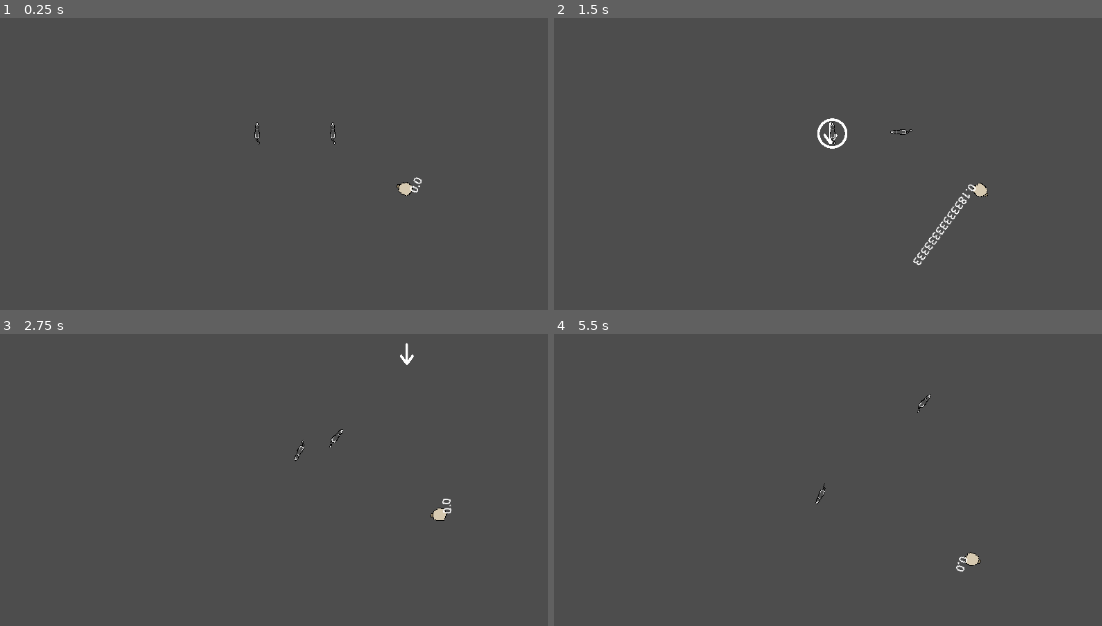
Above: before the commit, frames 1-4 (two rows, left to right).
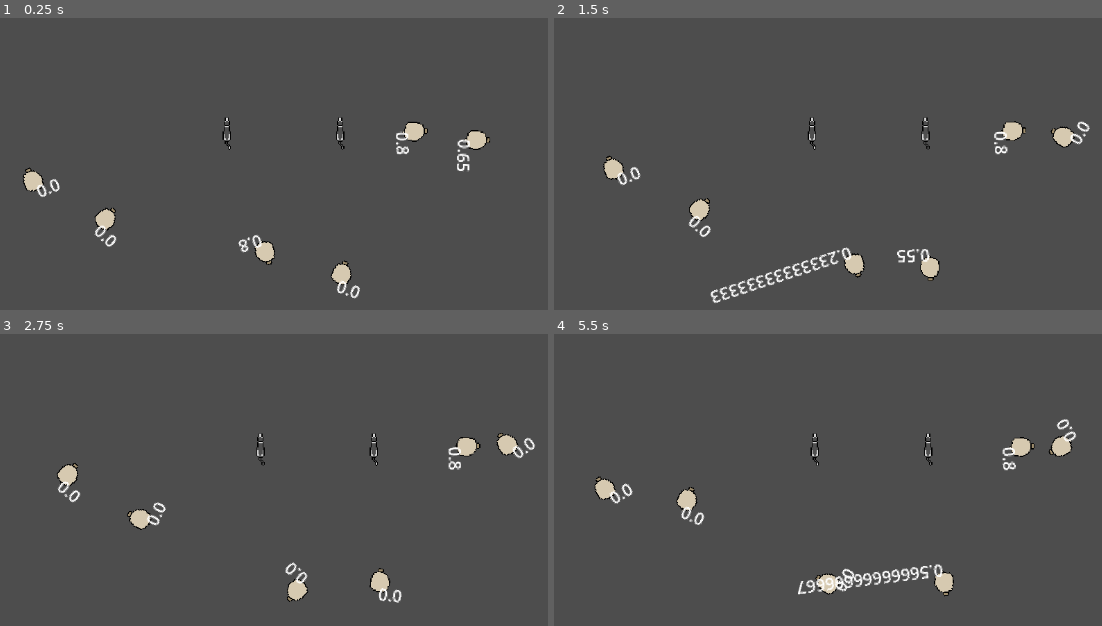
Above: after the commit, the same moments.

Repository: SentientDragon5/CMPM-170-Sheepdog-Herding
Game: Godot game, scene res://main.tscn
Two runs of this game, one before a commit and one after it. Both use one fixed random seed, a clock stepped at 60 frames per second and the inputs below.
Inputs (mouse positions are in pixels of both pictures, inside the frame that each line leads up to):
- Up to frame 1 (0.25 s): no input
- Up to frame 2 (1.5 s): move the mouse to (893, 134) at 0.52 s; press the mouse at (893, 134) at 0.53 s; move the mouse to (828, 134) at 1.27 s; release the mouse at (828, 134) at 1.28 s; click (828, 134) at 1.35 s
- Up to frame 3 (2.75 s): move the mouse to (400, 351) at 2.02 s; press the mouse at (400, 351) at 2.03 s
- Up to frame 4 (5.5 s): move the mouse to (833, 538) at 2.77 s; release the mouse at (833, 538) at 2.78 s; click (833, 538) at 2.85 s; move the mouse to (outside the picture) at 3.52 s; press the mouse at (outside the picture) at 3.53 s; move the mouse to (630, 380) at 4.27 s; release the mouse at (630, 380) at 4.28 s; click (630, 380) at 4.35 s; move the mouse to (910, 450) at 5.02 s; press the mouse at (910, 450) at 5.03 s

The runs differ from the first frame. In frame 1, 2.3% of the frame differs, in the area x 4-90%, y 33-97%; in frame 2, 3.3%, in the area x 8-98%, y 33-98%; in frame 3, 2.3%; in frame 4, 2.7%.

Commit message:
Update main.tscn

Diff:
--- a/main.tscn
+++ b/main.tscn
@@ -15,12 +15,34 @@
 navigation_polygon = SubResource("NavigationPolygon_7dm0k")
 
 [node name="Dog" parent="." groups=["animal"] instance=ExtResource("1_0xm2m")]
+my_color = Color(1, 0, 0, 1)
+move_speed = 500.0
+_selected = false
 
 [node name="Dog2" parent="." groups=["animal"] instance=ExtResource("1_0xm2m")]
 position = Vector2(-109, 0)
+my_color = Color(1, 0, 0, 1)
+move_speed = 500.0
+_selected = false
 
 [node name="Camera2D" type="Camera2D" parent="."]
+zoom = Vector2(1.5, 1.5)
 script = ExtResource("3_1bvp3")
 
 [node name="Sheep" parent="." instance=ExtResource("3_h2yge")]
 position = Vector2(107, 81)
+
+[node name="Sheep2" parent="." instance=ExtResource("3_h2yge")]
+position = Vector2(107, 81)
+
+[node name="Sheep3" parent="." instance=ExtResource("3_h2yge")]
+position = Vector2(-36, 202)
+
+[node name="Sheep4" parent="." instance=ExtResource("3_h2yge")]
+position = Vector2(-36, 202)
+
+[node name="Sheep5" parent="." instance=ExtResource("3_h2yge")]
+position = Vector2(-261, 143)
+
+[node name="Sheep6" parent="." instance=ExtResource("3_h2yge")]
+position = Vector2(-261, 143)
Not shown: 1 places in main.tscn that only renumber resources
